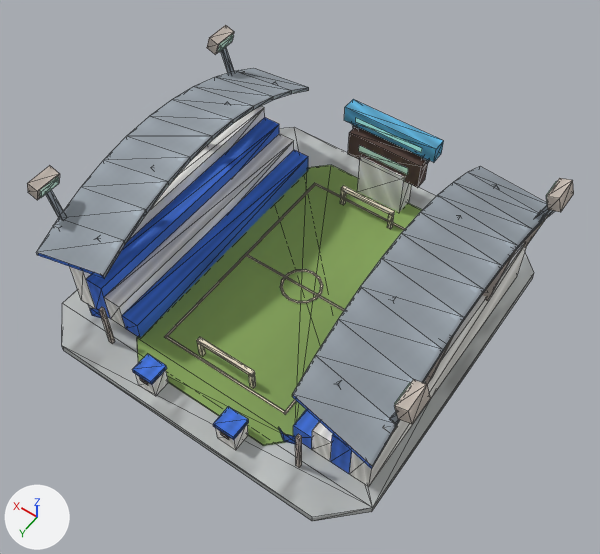
An edit to the glTF model Assets/GodSim/Art/Models/Buildings/Human/CultureCivic/bld_human_stadium_future_v0.glb, drawn before and after from the same camera.
One viewpoint serves both versions: a 50 mm lens placed at (-2.11, 2.98, 4.86), pointed at (-0.1, 0.17, 0.44). The lights are fixed; the arrows at lower left show +X, +Y and +Z. The picture after the commit comes second. Mesh edges are drawn as thin lines. Vertices at exactly the same position are counted once.

The first picture shows 'LOD0'.
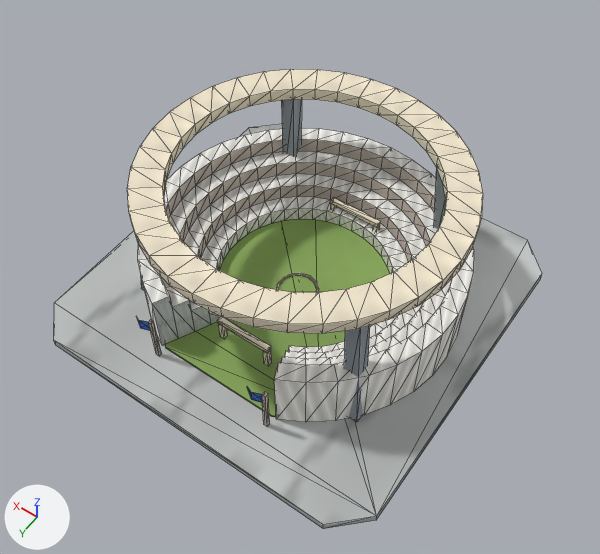
What differs and where, as boxes (x1, y1, x2, y2) in the pictures (600 x 554 px; the box of a moved part takes in the faces that stretch with it):
'LOD0', reshaped (11% narrower, 7% shorter): before (27, 25, 574, 521); after (54, 69, 542, 529)
part 1 of me_lod0, moved or reshaped: before (295, 434, 302, 468); after (262, 392, 270, 427)
part 2 of me_lod0, moved or reshaped: before (279, 429, 296, 445); after (247, 388, 262, 403)
part 3 of me_lod0, moved or reshaped: before (197, 337, 255, 377); after (218, 317, 271, 354)
part 4 of me_lod0, moved or reshaped: before (341, 185, 395, 216); after (330, 197, 381, 228)
part 5 of me_lod0, moved or reshaped: before (249, 373, 256, 388); after (263, 350, 272, 366)
part 6 of me_lod0, moved or reshaped: before (387, 214, 394, 229); after (373, 226, 380, 232)
part 7 of me_lod0, moved or reshaped: before (280, 269, 323, 303); after (276, 273, 319, 292)
part 8 of me_lod0, moved or reshaped: before (197, 343, 206, 356); after (218, 323, 228, 339)
part 9 of me_lod0, moved or reshaped (mostly hidden afterwards): before (340, 191, 346, 205); after (331, 204, 337, 210)
part 10 of me_lod0, moved or reshaped: before (99, 307, 115, 344); after (148, 320, 162, 356)
part 11 of me_lod0, moved or reshaped: before (90, 308, 101, 318); after (137, 319, 150, 331)
part 12 of me_lod0, rebuilt: before (62, 127, 534, 521); after (54, 124, 542, 529)
part 13 of me_lod0, rebuilt: before (137, 165, 422, 446); after (165, 218, 390, 417)
part 14 of me_lod0, added: after (138, 128, 474, 422)
part 15 of me_lod0, added: after (127, 69, 483, 334)
part 16 of me_lod0, deleted: before (27, 25, 574, 450)
part 17 of me_lod0, cut back (mostly hidden afterwards): before (285, 166, 555, 487); after (345, 167, 446, 422)
part 18 of me_lod0, reshaped: before (36, 68, 315, 338); after (281, 99, 302, 157)
part 19 of me_lod0, deleted: before (357, 156, 412, 212)

The change, as a diff of the scene's bpy script:
```diff
--- a/Assets/GodSim/Art/Models/Buildings/Human/CultureCivic/bld_human_stadium_future_v0.glb.py
+++ b/Assets/GodSim/Art/Models/Buildings/Human/CultureCivic/bld_human_stadium_future_v0.glb.py
@@ me_lod0 @@
-me_lod0.from_pydata(...)  # 664 vertices, 960 faces; spans x -1.4..1.4, y -1.37..1.37, z 0.0..1.18
+me_lod0.from_pydata(...)  # 684 vertices, 1176 faces; spans x -1.36..1.36, y -1.37..1.37, z 0.0..1.14
+# me_lod0 part 1: the loose piece of 8 vertices spanning x -0.8..-0.78, y 1.13..1.15, z 0.07..0.45 is moved by (0.33, -0.11, 0.0)
+# me_lod0 part 2: the loose piece of 5 vertices spanning x -0.79..-0.63, y 1.13..1.17, z 0.33..0.43 is moved by (0.33, -0.11, 0.0)
+# me_lod0 part 3: the loose piece of 8 vertices spanning x -0.23..0.23, y 0.84..0.88, z 0.22..0.25 is scaled about its middle by (0.913, 1.31, 1.17), then moved by (0.0, -0.2, 0.02)
+# me_lod0 part 4: the loose piece of 8 vertices spanning x -0.23..0.23, y -0.88..-0.84, z 0.22..0.25 is scaled about its middle by (0.913, 1.31, 1.17), then moved by (0.0, 0.17, 0.02)
+# me_lod0 part 5: the loose piece of 8 vertices spanning x -0.23..-0.2, y 0.85..0.88, z 0.07..0.23 is moved by (0.03, -0.2, 0.01)
+# me_lod0 part 6: the loose piece of 8 vertices spanning x -0.23..-0.2, y -0.88..-0.85, z 0.07..0.23 is moved by (0.03, 0.17, 0.01)
+# me_lod0 part 7: the loose piece of 56 vertices spanning x -0.15..0.15, y -0.16..0.16, z 0.08..0.09 is moved by (0.0, 0.05, 0.0)
+# me_lod0 part 8: the loose piece of 8 vertices spanning x 0.2..0.23, y 0.85..0.88, z 0.07..0.23 is moved by (-0.03, -0.2, 0.01)
+# me_lod0 part 9: the loose piece of 8 vertices spanning x 0.2..0.23, y -0.88..-0.85, z 0.07..0.23 is moved by (-0.03, 0.17, 0.01)
+# me_lod0 part 10: the loose piece of 8 vertices spanning x 0.78..0.8, y 1.13..1.15, z 0.07..0.45 is moved by (-0.33, -0.11, 0.0)
+# me_lod0 part 11: the loose piece of 5 vertices spanning x 0.79..0.94, y 1.13..1.17, z 0.33..0.43 is moved by (-0.33, -0.11, 0.0)
+# me_lod0 part 12: the loose piece of 16 vertices spanning x -1.31..1.31, y -1.37..1.37, z 0.0..0.06 is rebuilt with 16 vertices and now spans x -1.36..1.36, y -1.37..1.37, z 0.0..0.06
+# me_lod0 part 13: the loose piece of 16 vertices spanning x -0.67..0.67, y -1.16..1.16, z 0.06..0.07 is rebuilt with 16 vertices and now spans x -0.68..0.68, y -0.82..0.96, z 0.06..0.08
+# me_lod0 part 14: a new loose piece of 336 vertices spanning x -1.15..1.15, y -1.15..0.97, z 0.07..0.56, in mat_godsim_buildings
+# me_lod0 part 15: a new loose piece of 144 vertices spanning x -1.11..1.11, y -1.12..1.06, z 1.05..1.14, in mat_godsim_buildings
+# me_lod0 part 16: 42 loose pieces with 320 vertices, spanning x -1.4..1.4, y -1.2..1.3, z 0.06..1.18, are deleted
+# me_lod0 part 17: 78 vertices removed from x -1.29..-0.5, y -1.16..1.16, z 0.06..1.14; 16 vertices added at x -0.93..-0.57, y -0.88..0.69, z 0.07..1.07
+# me_lod0 part 18: 78 vertices removed from x 0.5..1.29, y -1.16..1.16, z 0.06..1.14; 8 vertices added at x 0.57..0.74, y -0.88..-0.7, z 0.07..1.07
+# me_lod0 part 19: 8 vertices removed from x -0.19..0.19, y -1.18..-1.03, z 0.06..0.45
+# other edits to the shape of me_lod0 do not show in these pictures
 me_lod0.materials.append(mat_godsim_buildings)
```
